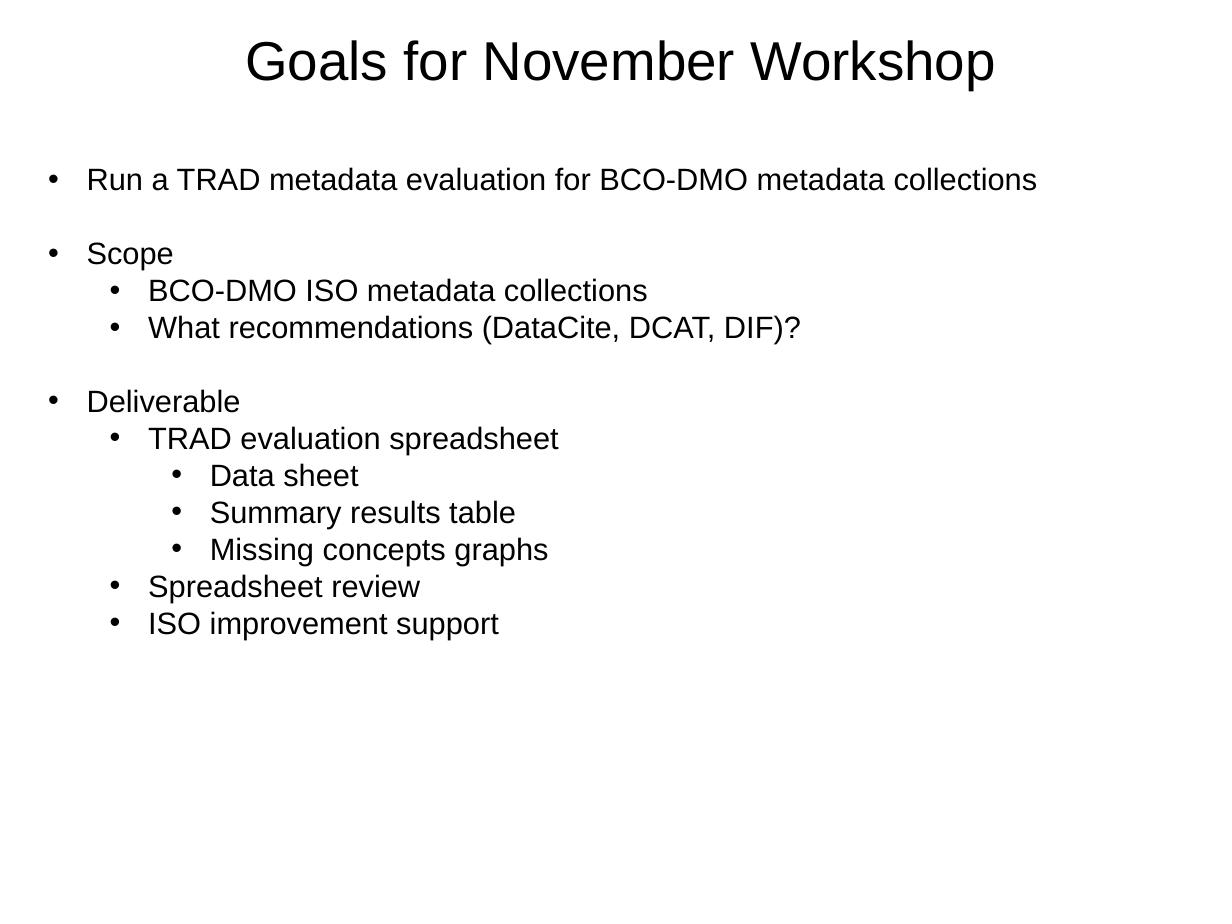
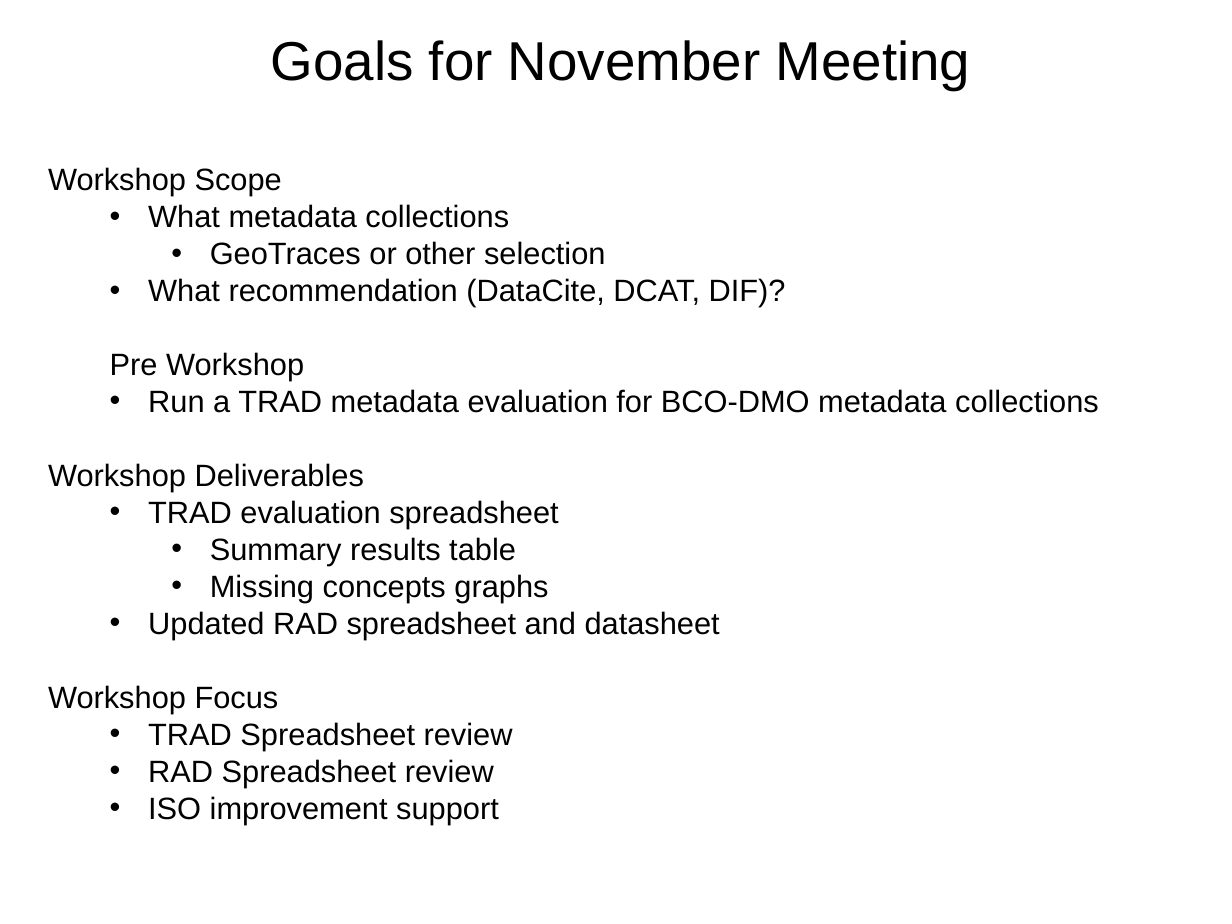
Before and after one commit to scgordon/ConceptMining, a slide deck: slide 15 of Presentations/BCO_DMO.pptx (slide 14 before the commit). Drawn at 1232x924 pixels with LibreOffice and Linux fonts; fonts in the diff are those of the drawing; background and template pictures are left out. Boxes give left, top, right and bottom in pixels: in the first picture for what was removed or moved away, otherwise in the second. Text is boxed around its words. In the diff, an @@ line names an element or a change of style, - is before the commit and + after.

Commit message:
ppt and csv files
updated ppt

```diff
--- a/Presentations/BCO_DMO.pptx
+++ b/Presentations/BCO_DMO.pptx
@@ title at (271, 40, 971, 90): text changed @@
-Goals for November Workshop
+Goals for November Meeting
@@ text at (48, 167, 786, 381): paragraphs added @@
+Workshop Scope
+  • What metadata collections
+    • GeoTraces or other selection
+  • What recommendation (DataCite, DCAT, DIF)?
+Pre Workshop
@@ text at (148, 389, 1099, 413): list level 1 to 2 in "Run a TRAD metadata evaluation ..." @@
@@ text at (48, 463, 364, 492): text changed @@
-• Scope
-  • BCO-DMO ISO metadata collections
-  • What recommendations (DataCite, DCAT, DIF)?
-• Deliverable
+Workshop Deliverables
@@ text at (210, 463, 358, 487): paragraph removed @@
-    • Data sheet
@@ text at (48, 611, 720, 787): text changed @@
-  • Spreadsheet review
+  • Updated RAD spreadsheet and datasheet
+Workshop Focus
+  • TRAD Spreadsheet review
+  • RAD Spreadsheet review
```
Also in this commit, not shown: 2 other slides changed, 1 slide added, 6 other files.
